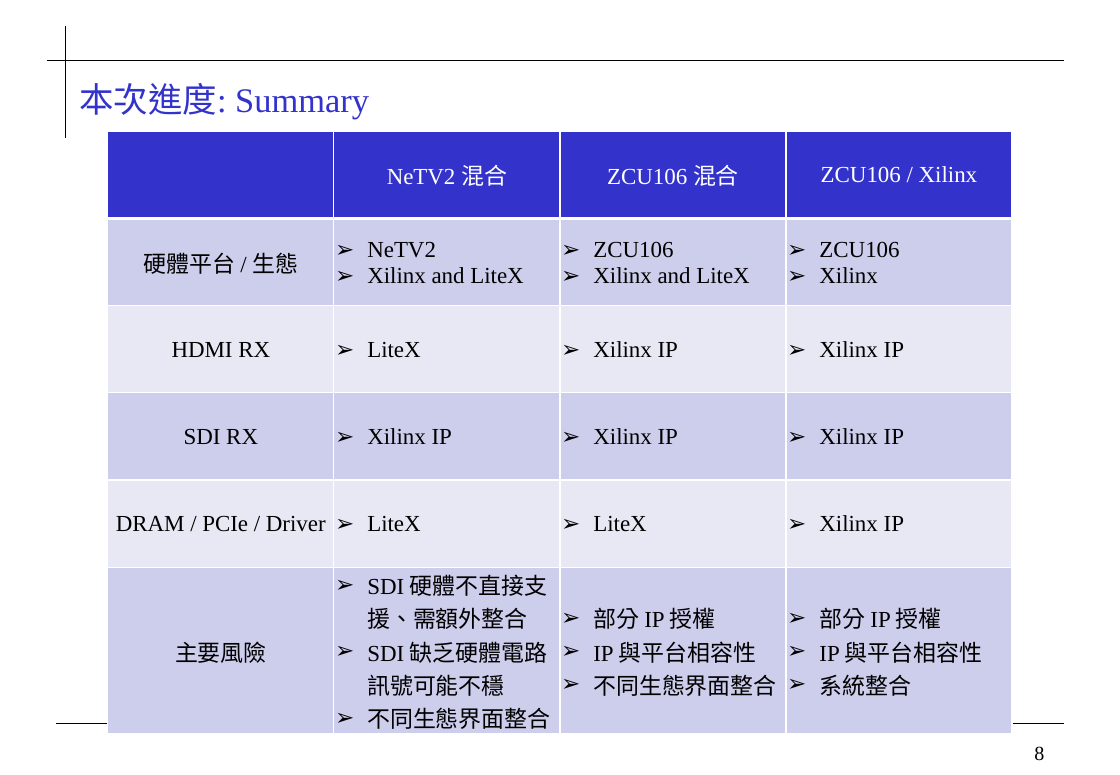
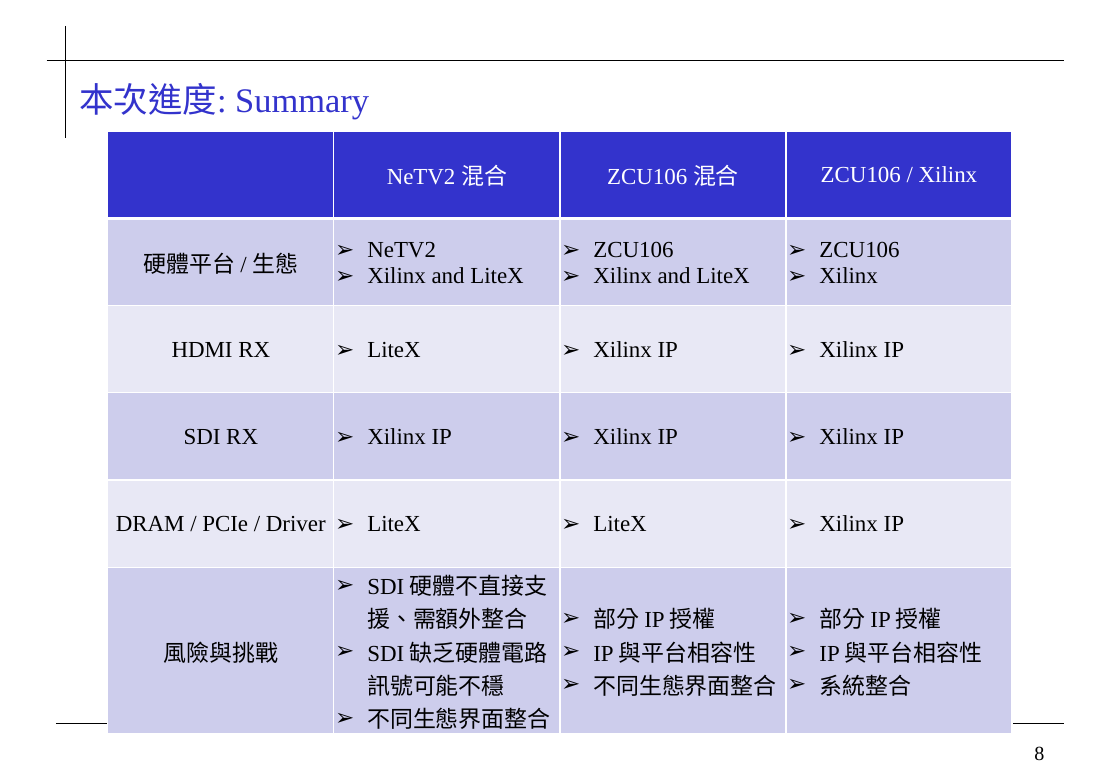
Before and after one commit to 0ilasis0/home, a slide deck: slide 8 of Onyx_進度報告_1027.pptx. Drawn at 1120x775 pixels with LibreOffice and Linux fonts; fonts in the diff are those of the drawing; background and template pictures are left out. Boxes give left, top, right and bottom in pixels: in the first picture for what was removed or moved away, otherwise in the second. Text is boxed around its words. In the diff, an @@ line names an element or a change of style, - is before the commit and + after.

```diff
--- a/Onyx_進度報告_1027.pptx
+++ b/Onyx_進度報告_1027.pptx
@@ table at <box>108,131,1013,733</box> @@
-row 6, column 1: 主要風險
+row 6, column 1: 風險與挑戰
```
Also in this commit, not shown: 6 other slides changed, 6 other files.
